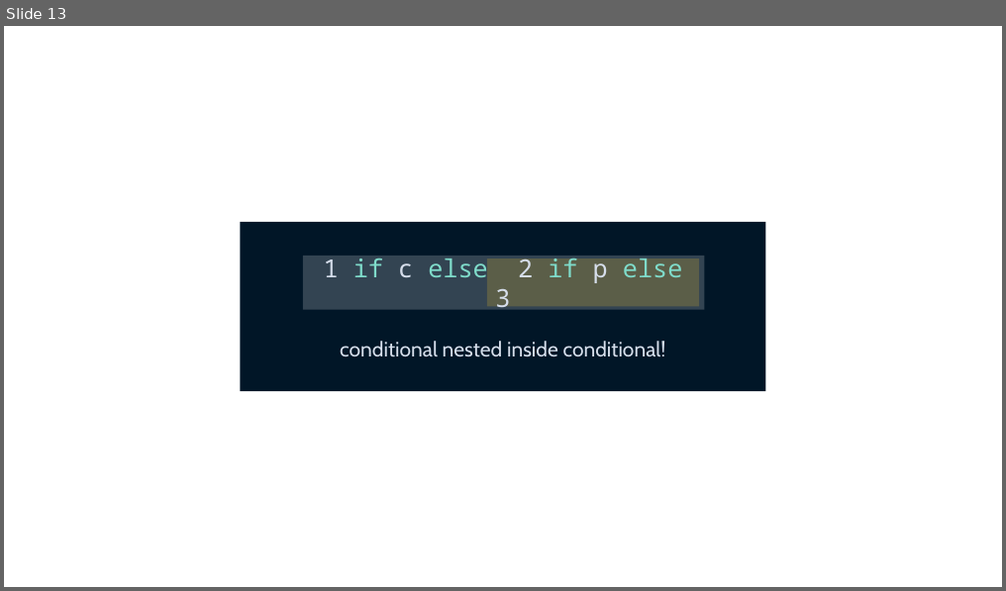
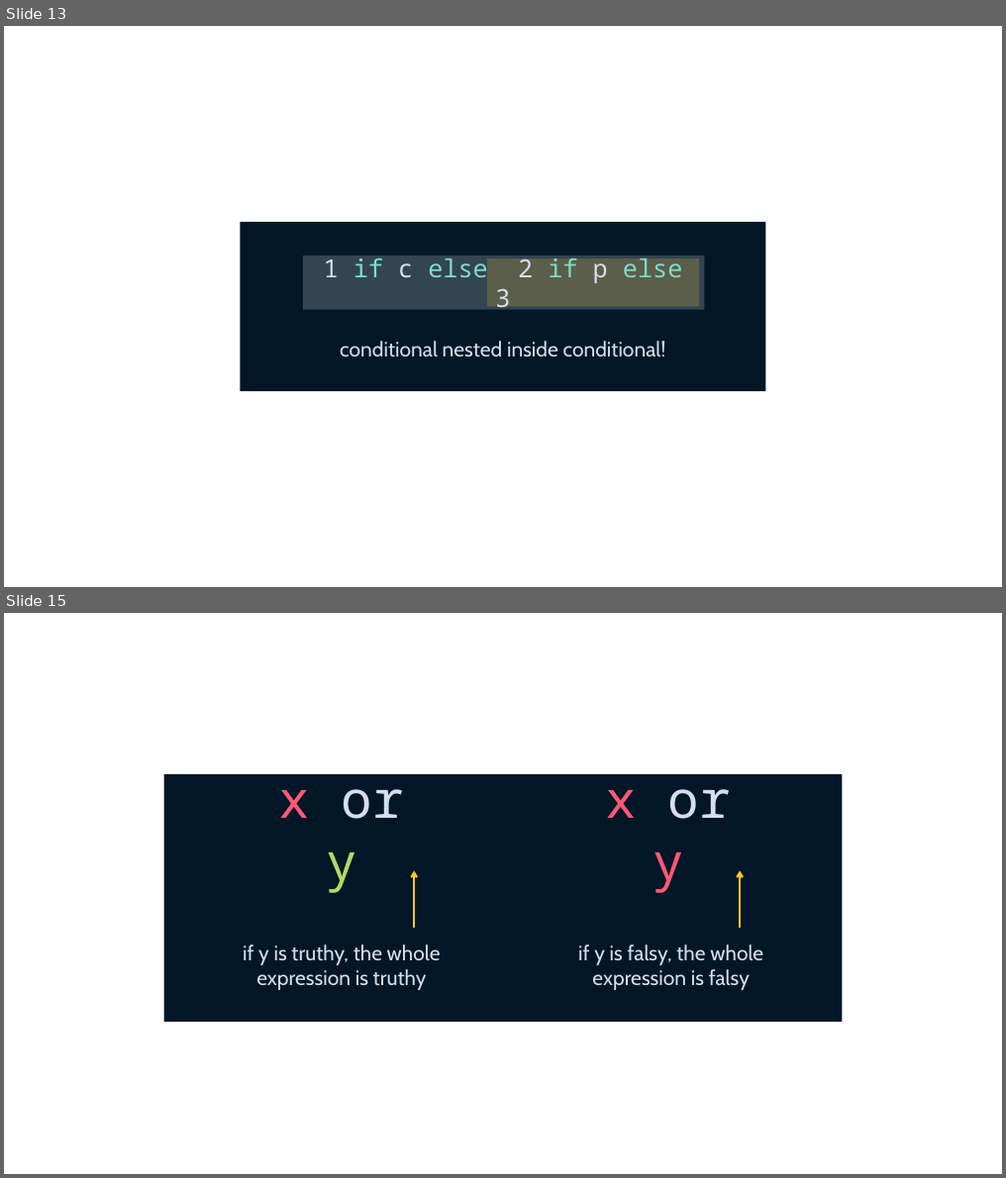
Before and after one commit to Sup2point0/pycobytes, a slide deck: assets/pycobytes.pptx. Shown one above the other, each under a label of ours: slide 13 before the commit, slides 13 and 15 after it; the slides between them are not shown. The pictures are 1006x591 and 1006x1178 pixels, drawn with LibreOffice and Linux fonts; fonts in the diff are those of the drawing. Boxes give left, top, right and bottom in pixels: in the first picture for what was removed or moved away, otherwise in the second. Text is boxed around its words. In the diff, an @@ line names an element or a change of style, - is before the commit and + after.

```diff
--- a/assets/pycobytes.pptx
+++ b/assets/pycobytes.pptx
@@ slide 15 added at (4,613,1002,1174), background #FFFFFF @@
@@ rectangle added at (164,774,843,1022), fill #011627 @@
@@ group added at (243,769,763,990): 4 texts, 2 arrows @@
+x or y
+if y is truthy, the whole
+expression is truthy
+if y is falsy, the whole
+expression is falsy
+x or y
```
Also in this commit, not shown: 2 other slides added, 1 other file.
